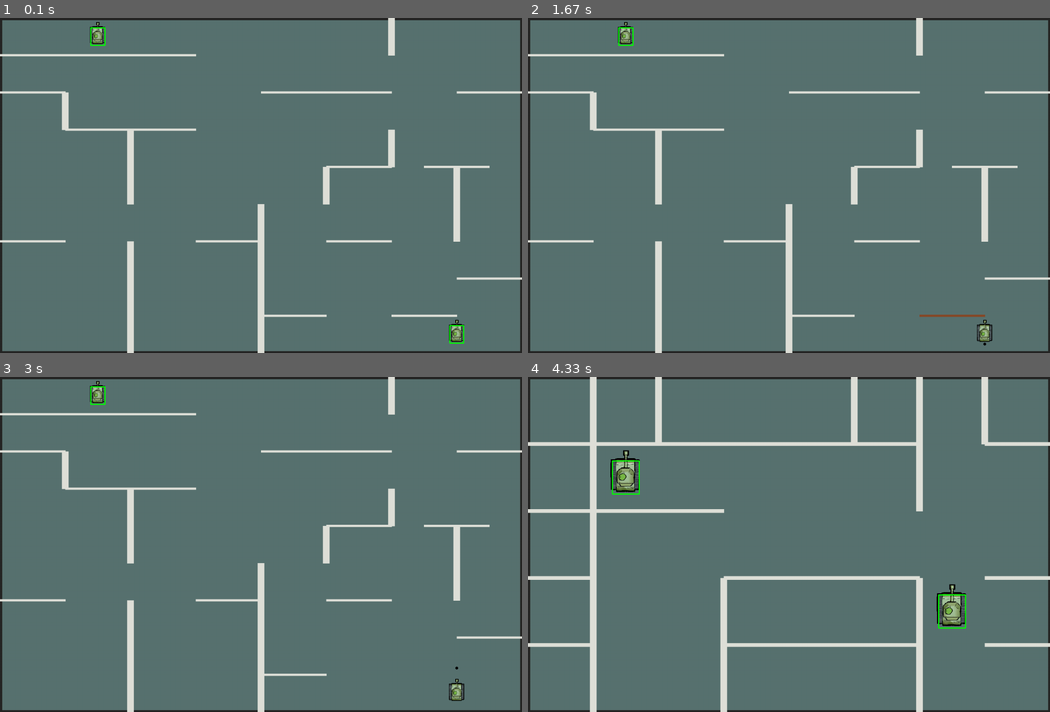
Above: before the commit, frames 1-4 (two rows, left to right).
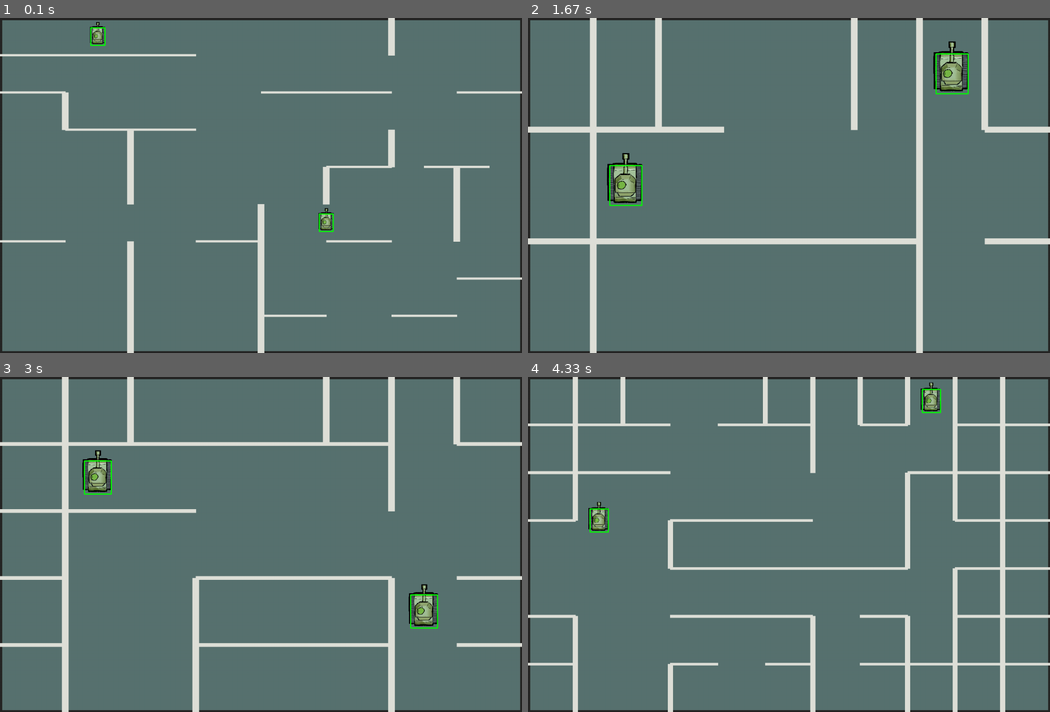
Above: after the commit, the same moments.

Repository: Last-Name-Dude/tank-treads-pygame
Game: pygame game, started from start.py
Same seed, same stepped clock (60 frames per second), same inputs: the game is played once before the commit and once after it.
Inputs:
- Up to frame 1 (0.1 s): no input
- Up to frame 2 (1.67 s): tap Space at 0.33 s
- Up to frame 3 (3 s): no input
- Up to frame 4 (4.33 s): no input

The runs differ from the first frame. In frame 1, 0.3% of the frame differs, in the area x 61-89%, y 56-98%; in frame 2, 11%; in frame 3, 11%; in frame 4, 16%, in the area x 0-100%, y 0-100%.

Commit message:
fixisin ära, loe messengerist mis kirjutasin, aga viies map vist ikka bugine

Diff:
--- a/maps/map_01.txt
+++ b/maps/map_01.txt
@@ -5,5 +5,5 @@
 -b-*-*-*-*-*-*-
 b-*-*-b-b-b-*-b
 -b-*-b-*-*-bs*-
-b-*-*-b-b-b-*-b
+b-s-*-b-b-b-*-b
 -b-*-b-*-*-b-*-
--- a/maps/map_02.txt
+++ b/maps/map_02.txt
@@ -1,4 +1,4 @@
--b-b-*-*-b-b-b-
+-b-b-*-*-b-bsb-
 b-b-b-*-*-*-*-b
 -bs*-*-*-*-b-*-
 b-b-b-b-b-b-*-b
--- a/maps/map_03.txt
+++ b/maps/map_03.txt
@@ -1,9 +1,9 @@
 -b-b-*-*-b-b-b-bsb-b-
-b-b-b-b-b-b-*-b-*-b-b
+b-b-b-*-b-b-*-b-*-b-b
 -b-*-*-*-*-b-*-*-b-b-
 b-b-b-*-*-*-*-*-b-b-b
 -b-*-*-*-*-*-*-b-b-b-
-b-*-*-b-b-b-*-*-*-b-b
+b-s-*-b-b-b-*-*-*-b-b
 -*-*-b-*-*-*-*-b-*-b-
 *-*-*-b-b-b-b-b-*-b-b
 -*-*-*-*-*-*-*-*-b-b-
--- a/maps/map_04.txt
+++ b/maps/map_04.txt
@@ -1,7 +1,7 @@
 -*-*-*-*-b-*-*-bsb-*-
 b-b-*-*-*-*-b-*-*-*-b
 -*-*-*-*-*-*-*-*-*-*-
-*-b-*-*-*-b-*-b-*-b-*
+*-b-s-*-*-b-*-b-*-b-*
 -b-*-b-*-*-*-b-*-*-b-
 *-b-*-*-*-b-*-*-b-*-*
 -*-*-b-*-*-*-b-*-*-b-
--- a/maps/map_05.txt
+++ b/maps/map_05.txt
@@ -8,10 +8,10 @@
 *-*-*-*-*-b-*b
 -*-b-*-*-b-*-b-
 *-*-*-*-*-*-*-*
--*-*-*-b-*-*-b-
+-*-*-*-b-s-*-b-
 b-*-*-b-*-b-*-*
 -*-b-*-b-*-*-*-
-*-*-*-*-*-*-*-b
+*-s-*-*-*-*-*-b
 -*-b-*-b-*-*-*-
 *-*-*-*-b-*-b-*
 -*-b-*-b-*-*-s-
--- a/start.py
+++ b/start.py
@@ -160,7 +160,7 @@
         tanklist = [tank1,tank2]
         scaled_bullet_speed = bullet_speed*s
         scaled_tank_speed = tank_speed*s
-        reset = False
+        reset = True
         timeout = False
 
     for event in pygame.event.get():
